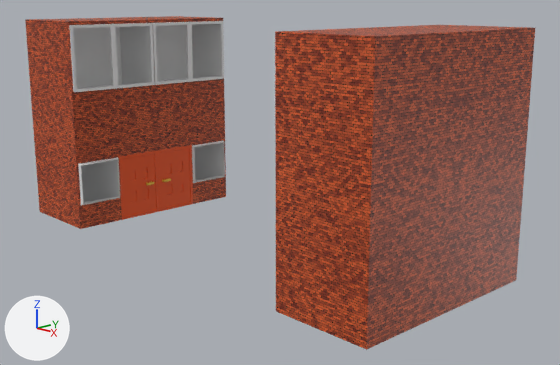
Before and after pictures for a commit that changed the Blender file Models/street.blend.
Both versions are drawn from a 50 mm lens placed at (18.63, -15.96, 6.88), pointed at (1.04, 0.59, 1.08). The axes (+X, +Y, +Z) are drawn at lower left. The lights are the same throughout.
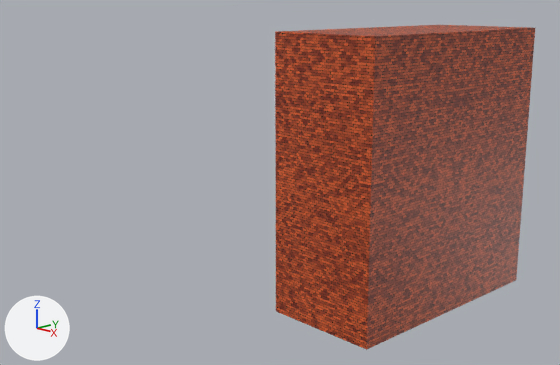
The newer file is also turned or shifted as a whole; pictures and numbers use the older file's frame.

Diff of the bpy script that builds the scene:
```diff
--- a/Models/street.blend.py
+++ b/Models/street.blend.py
@@ me_cube @@
 # used by ob_cube; location = (0.0, 0.0, 0.0)
-me_cube.from_pydata(...)  # 201 vertices, 185 faces; spans x 4.85..8.02, y 0.0..3.26, z -1.0..6.06
+me_cube.from_pydata(...)  # 392 vertices, 370 faces; spans x 4.85..8.02, y -3.26..3.26, z -1.0..6.06
+# me_cube part 1
+# 117 vertices are added at x 4.85..8.02, y -3.26..-0.02, z -1.0..6.06
+# 5 new vertices lie (-3.05, 0.0, 0.0) away from vertices in x 8.02, y -3.26..-3.22, z -1.0..6.06
+# 20 new vertices lie (0.0, 0.0, 0.4) away from vertices in x 4.99..5.02, y -1.44..-0.14, z -0.84..0.37
+# 12 new vertices lie (0.0, 0.0, 0.4) away from vertices in x 4.99, y -1.44..-0.14, z -0.44..0.77
+# 13 new vertices lie (0.06, 0.0, 0.0) away from vertices in x 4.91, y -3.22..-0.02, z 3.75..5.94
+# 10 new vertices lie (0.0, 1.46, 0.0) away from vertices in x 4.89..7.98, y -3.14, z -0.97..1.25
+# 8 new vertices lie (0.0, 0.0, 0.09) away from vertices in x 4.85..4.99, y -0.53..-0.22, z 0.12
+# 6 new vertices lie (0.0, 1.42, 0.0) away from vertices in x 4.97..4.99, y -1.5, z -0.9..1.23
+# 32 new faces join them, mat_brick
+# 36 new faces join them, mat_inside (white #e7e7e7)
+# 74 new faces join them, mat_door (orange #e75316)
+# 31 new faces join them, mat_window_frame (white #e7e7e7)
+# 12 new faces join them, mat_door_handle (yellow #e7ba40)
 me_cube.materials.append(mat_brick)
@@ ob_cube @@
 ob_cube.location = (0.0, 0.0, 0.0)
-_m = ob_cube.modifiers.new('Mirror', 'MIRROR')
-_m.use_axis = (True, True, False)
-_m.use_clip = True
```

Changed parts and their boxes (x1, y1, x2, y2) in the pictures (560 x 365 px):
'Cube', reshaped, modifiers changed (49% narrower)
    before: (25, 16, 535, 350)
    after: (275, 25, 535, 350)
part 1 of me_cube, added
    after: (275, 28, 465, 350)
